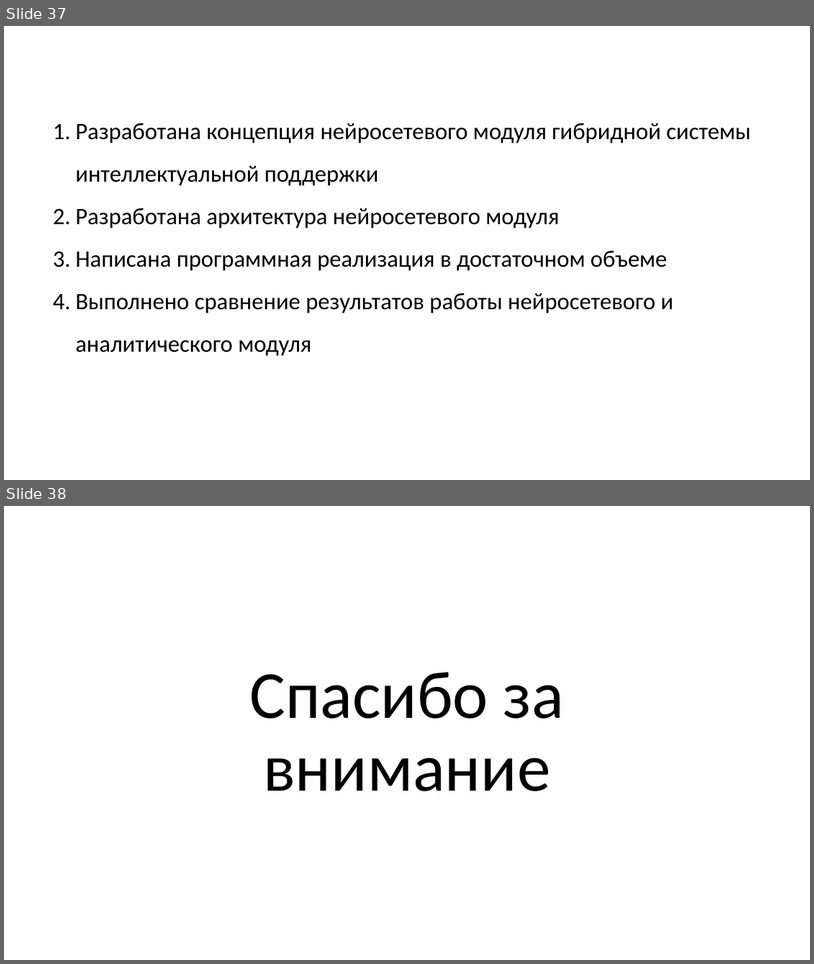
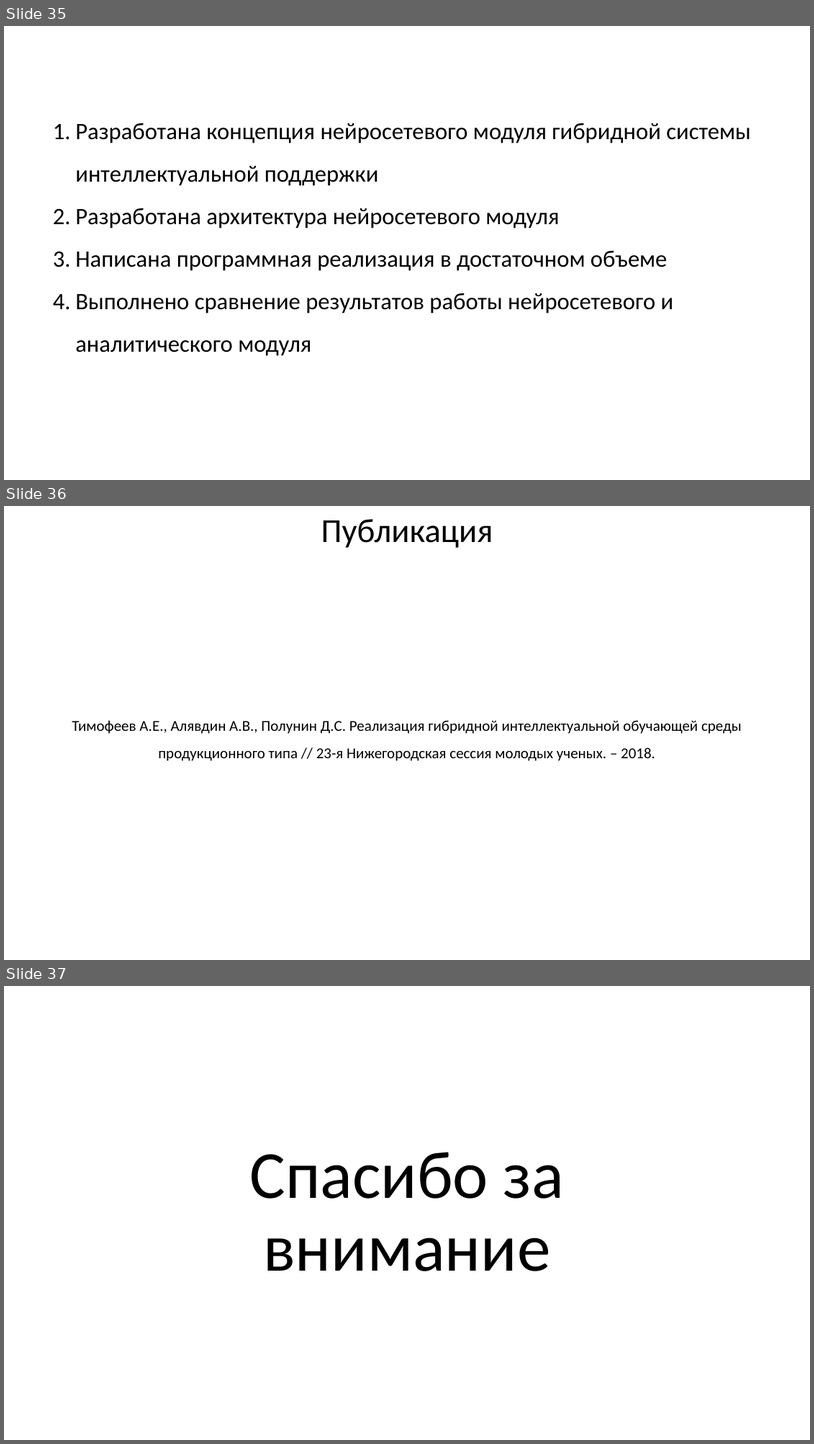
Before and after one commit to sevoster/hybrid-decision-making-system, a slide deck: docs/Синтетическая Презентация.pptx. Shown one above the other, each under a label of ours: slides 37 and 38 before the commit, slides 35, 36 and 37 after it. The pictures are 814x964 and 814x1444 pixels, drawn with LibreOffice and Linux fonts; fonts in the diff are those of the drawing. Boxes give left, top, right and bottom in pixels: in the first picture for what was removed or moved away, otherwise in the second. Text is boxed around its words. In the diff, an @@ line names an element or a change of style, - is before the commit and + after.

```diff
--- a/docs/Синтетическая Презентация.pptx
+++ b/docs/Синтетическая Презентация.pptx
@@ slide 36 added at (x1=4, y1=506, x2=810, y2=960), background #FFFFFF @@
@@ text added at (x1=322, y1=519, x2=494, y2=548), 40 pt, text #000000 @@
+Публикация
@@ text added at (x1=72, y1=720, x2=742, y2=761), 18 pt, text #000000 @@
+Тимофеев А.Е., Алявдин А.В., Полунин Д.С. Реализация гибридной интеллектуальной обучающей среды продукционного типа // 23-я Нижегородская сессия молодых ученых. – 2018.
@@ what was slide 37 is now slide 35 @@
@@ what was slide 38 is now slide 37 @@
```
Also in this commit, not shown: 2 slides changed, 1 other slide added, 3 slides removed, 14 other files.
